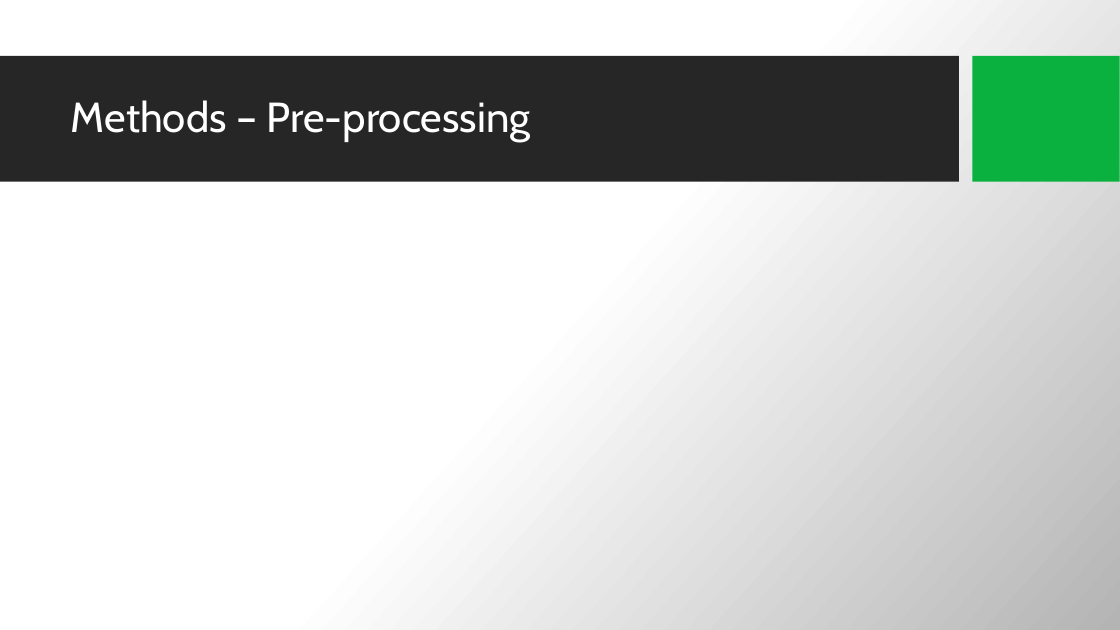
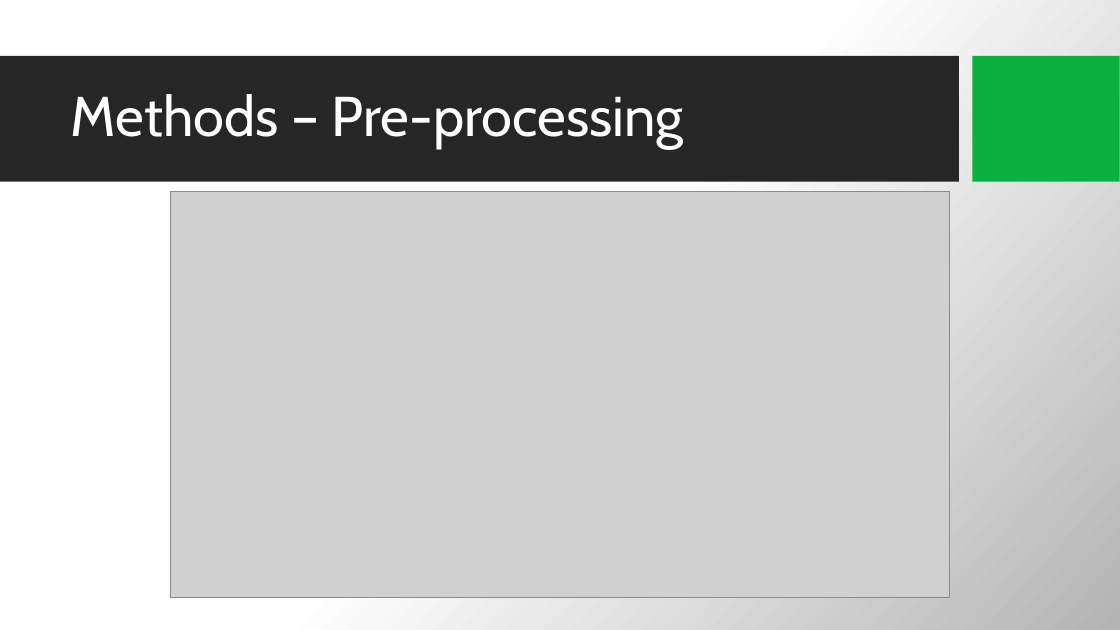
Before and after one commit to BenChurch/Fall2016, a slide deck: slide 7 of CISC874/Project/Presentation/0bc15Presentation.pptx (slide 5 before the commit). Drawn at 1120x630 pixels with LibreOffice and Linux fonts; fonts in the diff are those of the drawing; grey boxes stand for pictures; background and template pictures are left out. Boxes give left, top, right and bottom in pixels: in the first picture for what was removed or moved away, otherwise in the second. Text is boxed around its words. In the diff, an @@ line names an element or a change of style, - is before the commit and + after.

```diff
--- a/CISC874/Project/Presentation/0bc15Presentation.pptx
+++ b/CISC874/Project/Presentation/0bc15Presentation.pptx
@@ title "Methods – Pre-processing" at [71,94,684,149]: size 36 to 48 pt @@
@@ picture added at [171,192,949,597] @@
```
Also in this commit, not shown: 5 other slides changed, 5 slides added, 1 slide removed, 24 other files.
